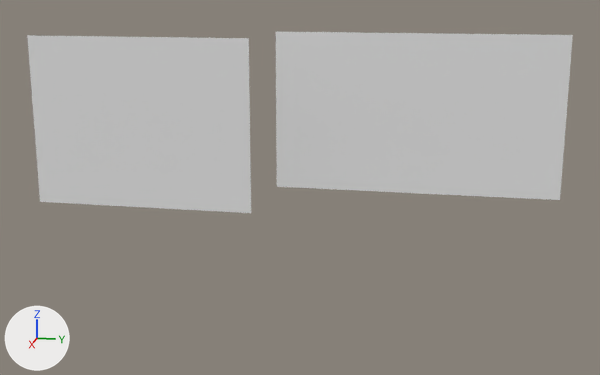
Two versions of the FBX model Assets/ArchViz Office/Meshes/Mirrors.fbx, one commit apart.
Camera for both pictures: a 50 mm lens placed at (11.52, 3.38, 3.88), pointed at (-1.47, 0.79, 0.64). Arrows for +X, +Y and +Z are at lower left; the lights stay in place. Where no turn or scale is listed for an object, it has been applied to the vertices.

The first picture shows 'Mirrors'.
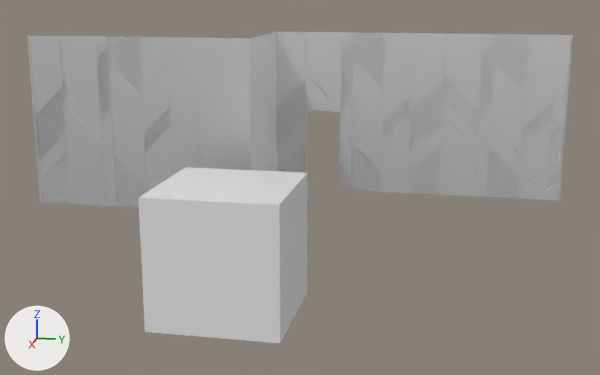
Boxes [x1, y1, x2, y2] around the edits, measured in the pictures (600 x 375 px):
'Mirrors', surface changed, reshaped: before [27, 32, 573, 213]; after [27, 32, 573, 207]
'Wood_panels', added: after [28, 32, 571, 207]
    faces in mat_wood_panels (white #e7e7e7): [29, 32, 570, 207]
    faces in mat_metall (white #e7e7e7): [28, 32, 571, 206]
'Cube', added: after [138, 167, 307, 343]
part 1 of me_plane_002, built on: before [276, 32, 573, 200]; after [277, 32, 573, 200]

Edits to the bpy script that builds the scene:
```text
Change mat_mirror:
    mat_mirror.metallic: 0.0 -> 1.0
Add mat_metall:
    mat_metall = principled_material('Metall')
    mat_metall.base_color = (0.8, 0.8, 0.8)  # white #e7e7e7
    mat_metall.metallic = 1.0
    mat_metall.roughness = 0.553
Add mat_wood_panels:
    mat_wood_panels = principled_material('Wood_panels')
    mat_wood_panels.base_color = (0.8, 0.8, 0.8)  # white #e7e7e7
    mat_wood_panels.metallic = 1.0
    mat_wood_panels.roughness = 0.553
Add mat_material:
    mat_material = principled_material('Material')
    mat_material.base_color = (0.8, 0.8, 0.8)  # white #e7e7e7
    mat_material.roughness = 0.4
Change me_plane_002:
    where me_plane_002.from_pydata(...)  # 8 vertices, 2 faces; spans x -4.0..-2.01, y -4.17..5.17, z 0.0..3.0
    used by ob_mirrors; location = (0.0, 0.0, 0.0)
    verts and faces of me_plane_002; kept vertices keep their numbers, new ones are numbered from 8
    before: 0 (-4.0, 5.17, 0.0) at pixel (560, 200), 1 (-4.0, 5.17, 3.0) at pixel (572, 34), 6 (-4.0, -0.19, 0.0) at pixel (276, 186), 7 (-4.0, -0.19, 3.0) at pixel (275, 31)
    me_plane_002 part 1
    add delete_faces([(0, 1, 7, 6)])
    add verts[8] = (-4.0, 1.09, 3.0)  # pixel (342, 32)
    add verts[9] = (-4.0, 1.09, 0.0)  # pixel (340, 189)
    add verts[10] = (-4.0, 5.17, 1.51)  # pixel (566, 118)
    add verts[11] = (-4.0, -0.19, 1.51)  # pixel (276, 110)
    add verts[12] = (-4.0, 1.09, 1.51)  # pixel (341, 112)
    add verts[13] = (-4.0, 0.4, 3.0)  # pixel (306, 31)
    add verts[14] = (-4.0, 0.4, 0.0)  # pixel (306, 188)
    add verts[15] = (-4.0, 0.4, 1.51)  # pixel (306, 111)
    add faces += [(7, 11, 15, 13), (1, 8, 12, 10), (0, 10, 12, 9), (6, 14, 15, 11), (8, 13, 15, 12)]
Add me_wood_panels:
    me_wood_panels.from_pydata(...)  # 5767 vertices, 2946 faces; spans x -4.0..-1.93, y -4.14..5.14, z 0.0..3.0
    # faces by material slot: [2652, 294]
    me_wood_panels.materials.append(mat_wood_panels)  # white #e7e7e7
    me_wood_panels.materials.append(mat_metall)  # white #e7e7e7
Add me_cube:
    me_cube.from_pydata(...)  # a box spanning x -1.0..1.0, y -1.0..1.0, z -1.0..1.0
    me_cube.materials.append(mat_material)  # white #e7e7e7
Add ob_wood_panels:
    ob_wood_panels = bpy.data.objects.new('Wood_panels', me_wood_panels)
    ob_wood_panels.location = (0.0, 0.0, 0.0)
Add ob_cube:
    ob_cube = bpy.data.objects.new('Cube', me_cube)
    ob_cube.location = (0.0, 0.0, 0.0)
```
